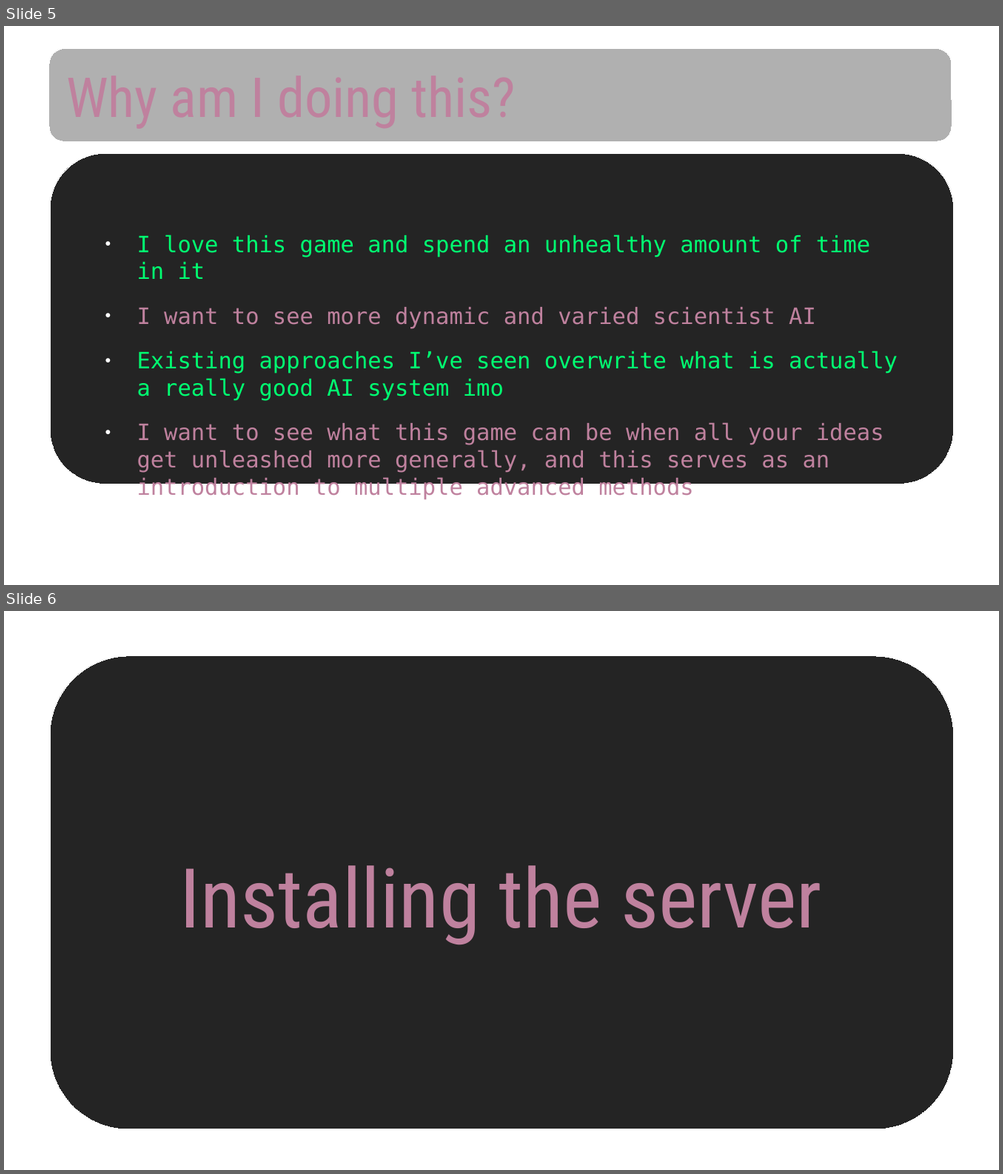
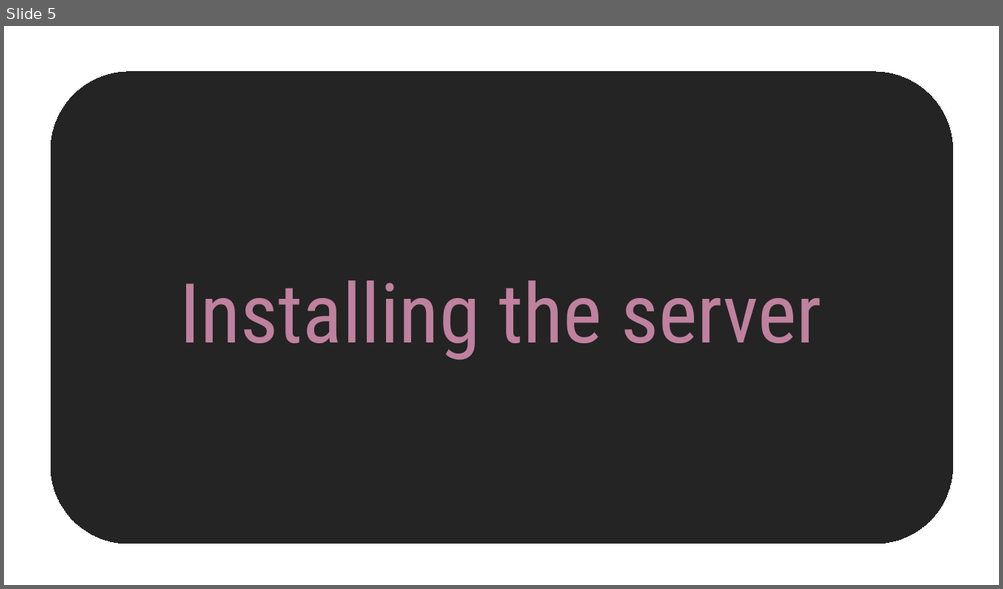
Before and after one commit to read-0nly/Rust-coop-survival, a slide deck: tutorial/Rust Modding.odp. Shown one above the other, each under a label of ours: slides 5 and 6 before the commit, slide 5 after it. The pictures are 1003x1174 and 1003x589 pixels, drawn with LibreOffice and Linux fonts; fonts in the diff are those of the drawing; background and template pictures are left out. Boxes give left, top, right and bottom in pixels: in the first picture for what was removed or moved away, otherwise in the second. Text is boxed around its words. In the diff, an @@ line names an element or a change of style, - is before the commit and + after.

```diff
--- a/tutorial/Rust Modding.odp
+++ b/tutorial/Rust Modding.odp
@@ slide 5 removed at box(4, 26, 999, 585), background picture (left out) @@
@@ rounded rectangle removed at box(49, 48, 952, 141) @@
@@ rounded rectangle removed at box(50, 153, 953, 485) @@
@@ title removed at box(137, 235, 286, 253) @@
-Why am I doing this?
@@ text removed at box(137, 235, 897, 500) @@
-● I love this game and spend an unhealthy amount of time in it
-● I want to see more dynamic and varied scientist AI
-● Existing approaches I’ve seen overwrite what is actually a really good AI system imo
-● I want to see what this game can be when all your ideas get unleashed more generally, and this serves as an introduction to multiple advanced methods
@@ what was slide 6 is now slide 5 @@
```
Also in this commit, not shown: 4 slides changed, 10 slides added, 1 other slide removed.
